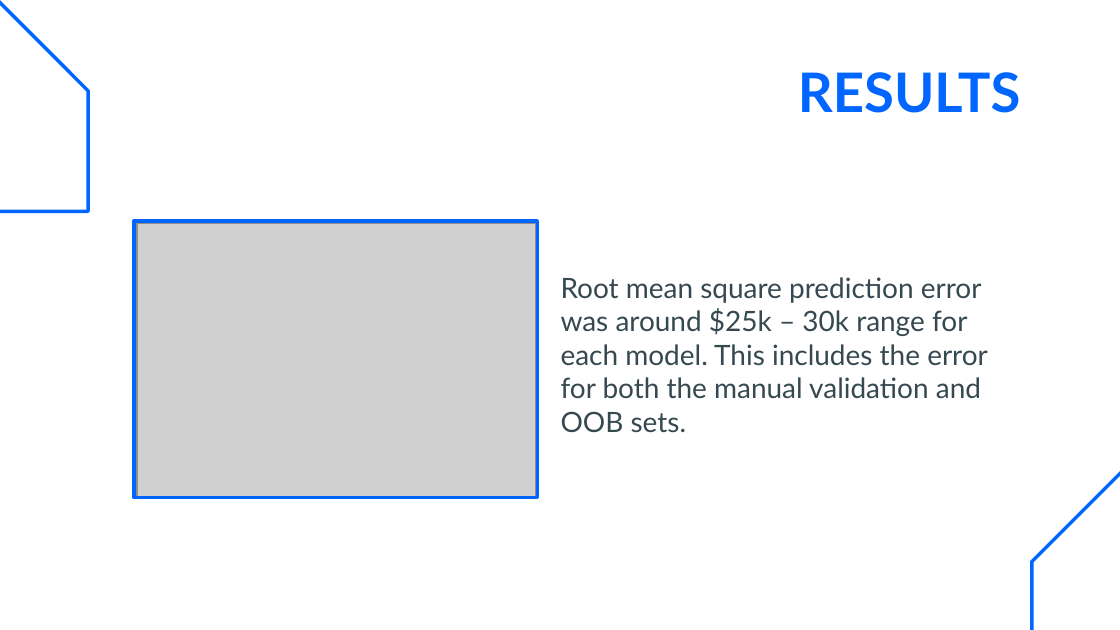
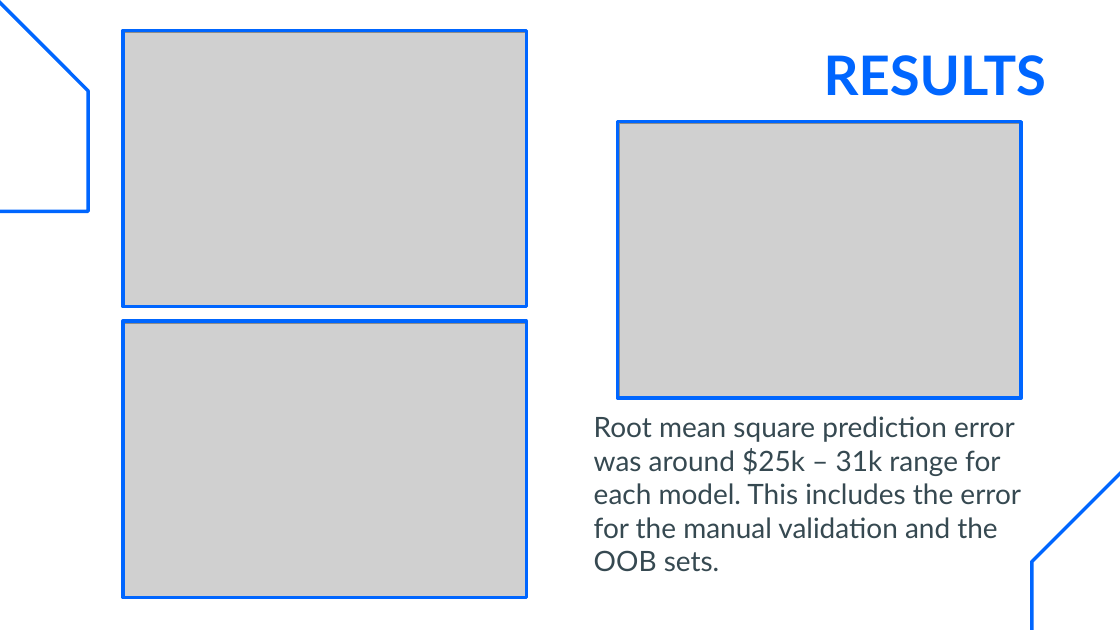
Before and after one commit to simrankota/comp4442_finalproject, a slide deck: slide 12 of Slides Pretty.pptx. Drawn at 1120x630 pixels with LibreOffice and Linux fonts; fonts in the diff are those of the drawing; grey boxes stand for pictures. Boxes give left, top, right and bottom in pixels: in the first picture for what was removed or moved away, otherwise in the second. Text is boxed around its words. In the diff, an @@ line names an element or a change of style, - is before the commit and + after.

```diff
--- a/Slides Pretty.pptx
+++ b/Slides Pretty.pptx
@@ title "RESULTS": place and size @@
-title "RESULTS" at box(798, 72, 1020, 113)
+title "RESULTS" at box(824, 55, 1046, 96)
@@ picture added at box(123, 32, 525, 307) @@
@@ rectangle added at box(123, 30, 526, 307), outline #0066FF 2.25 pt @@
@@ rectangle added at box(617, 122, 1020, 399), outline #0066FF 2.25 pt @@
@@ picture added at box(619, 124, 1021, 399) @@
@@ picture removed at box(137, 224, 535, 497) @@
@@ rectangle: place and size @@
-rectangle at box(134, 221, 538, 497)
+rectangle at box(123, 321, 526, 598)
@@ picture added at box(123, 324, 525, 598) @@
@@ subtitle at box(594, 416, 1021, 572): text changed @@
-Root mean square prediction error was around $25k – 30k range for each model. This includes the error for both the manual validation and OOB sets.
+Root mean square prediction error was around $25k – 31k range for each model. This includes the error for the manual validation and the OOB sets.
```
Also in this commit, not shown: 2 other slides changed, 1 other file.
